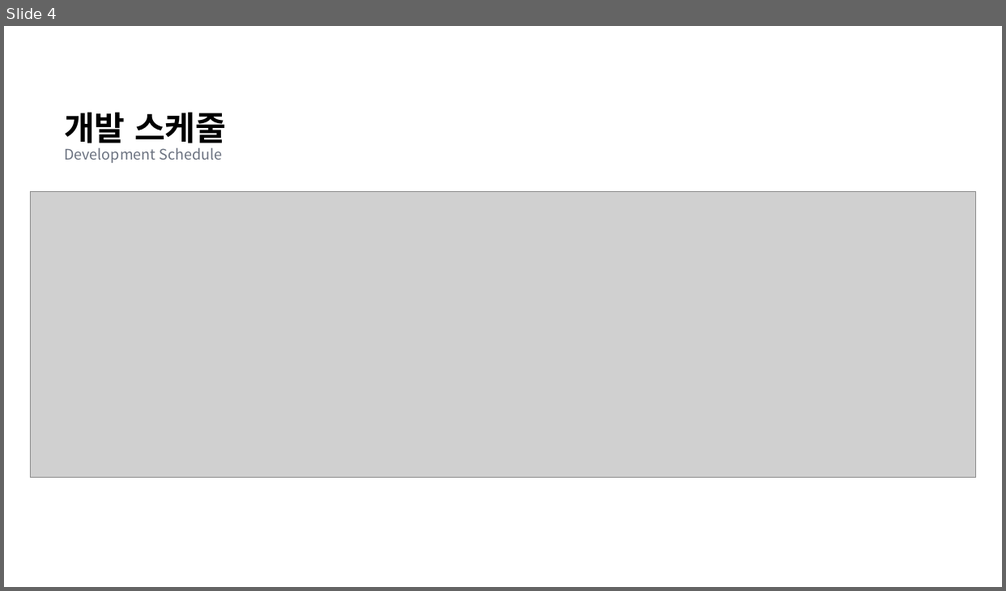
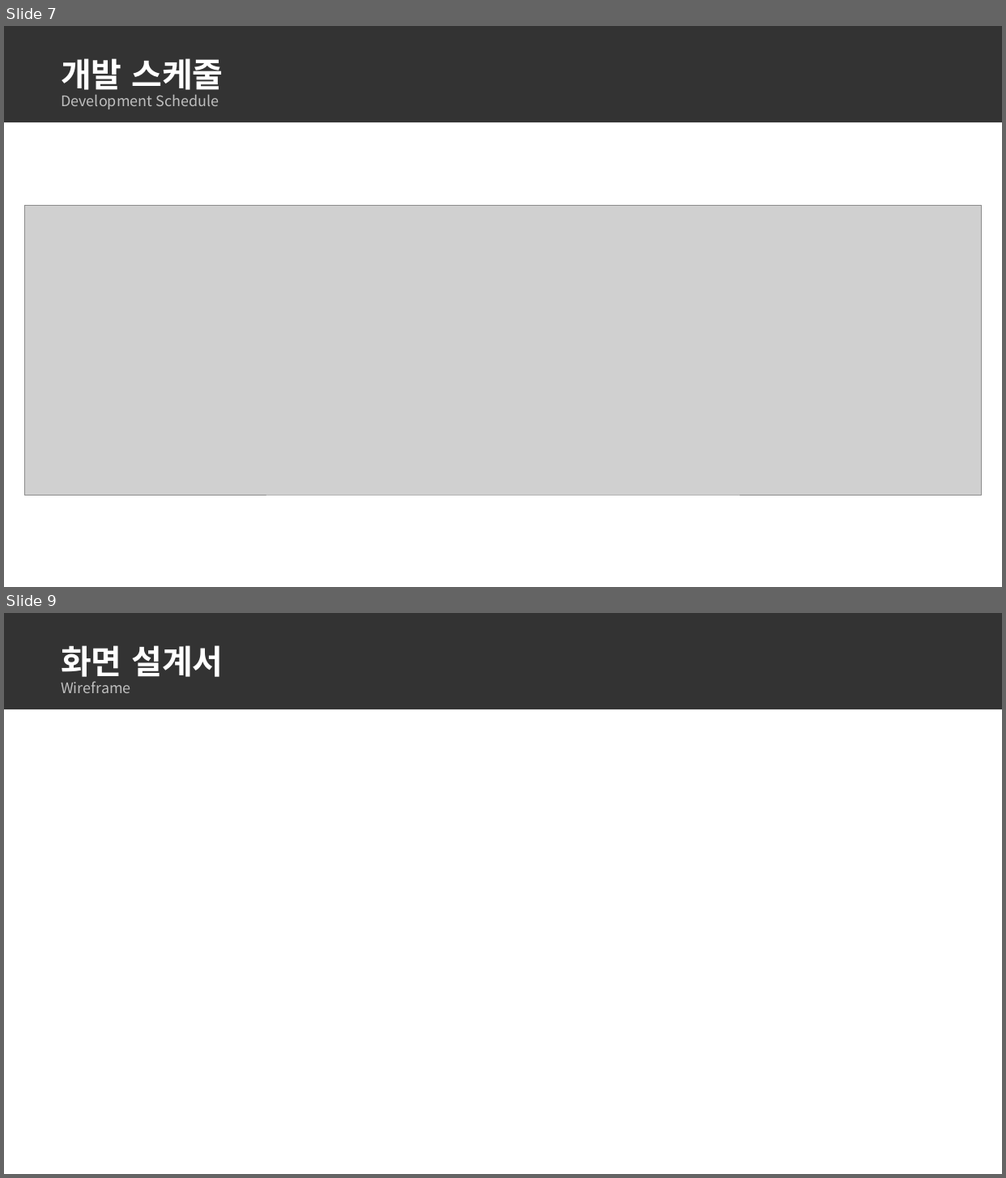
Before and after one commit to dc-inside/LeeSeungChan, a slide deck: 1차 프로젝트/기획서.pptx. Shown one above the other, each under a label of ours: slide 4 before the commit, slides 7 and 9 after it; the slides between them are not shown. The pictures are 1006x591 and 1006x1178 pixels, drawn with LibreOffice and Linux fonts; fonts in the diff are those of the drawing; grey boxes stand for pictures. Boxes give left, top, right and bottom in pixels: in the first picture for what was removed or moved away, otherwise in the second. Text is boxed around its words. In the diff, an @@ line names an element or a change of style, - is before the commit and + after.

```diff
--- a/1차 프로젝트/기획서.pptx
+++ b/1차 프로젝트/기획서.pptx
@@ slide 9 added at (x1=4, y1=613, x2=1002, y2=1174), background #FFFFFF @@
@@ rectangle added at (x1=4, y1=613, x2=1002, y2=709), fill #000000 at 80% opacity @@
@@ text added at (x1=61, y1=645, x2=223, y2=693), 14 pt, text #BFBFBF @@
+화면 설계서
+Wireframe
@@ what was slide 4 is now slide 7 @@
@@ slide 7 changed as well @@
@@ rectangle added at (x1=4, y1=26, x2=1002, y2=122), fill #000000 at 80% opacity @@
@@ text "개발 스케줄 Development Schedule" moved from (x1=64, y1=112, x2=226, y2=163) to (x1=61, y1=58, x2=223, y2=109) @@
@@ text "개발 스케줄 Development Schedule" at (x1=61, y1=58, x2=223, y2=109): text colour #000000 to #FFFFFF in "개발 스케줄"; text colour #6B7280 to #BFBFBF in "Development Schedule" @@
@@ picture resized from (x1=30, y1=191, x2=976, y2=478) to (x1=24, y1=205, x2=981, y2=495) @@
```
Also in this commit, not shown: 2 other slides changed, 6 other slides added, 4 slides removed.
